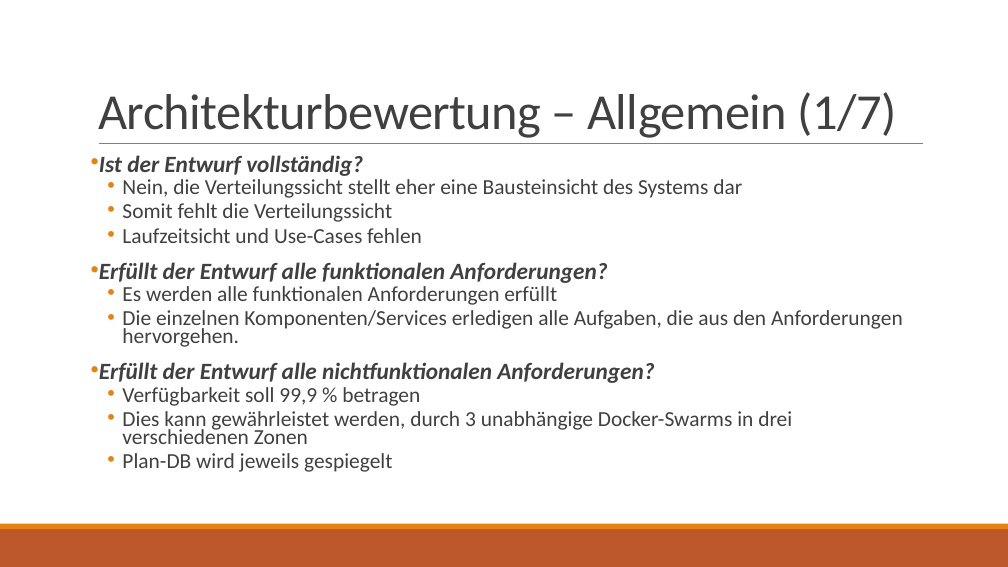
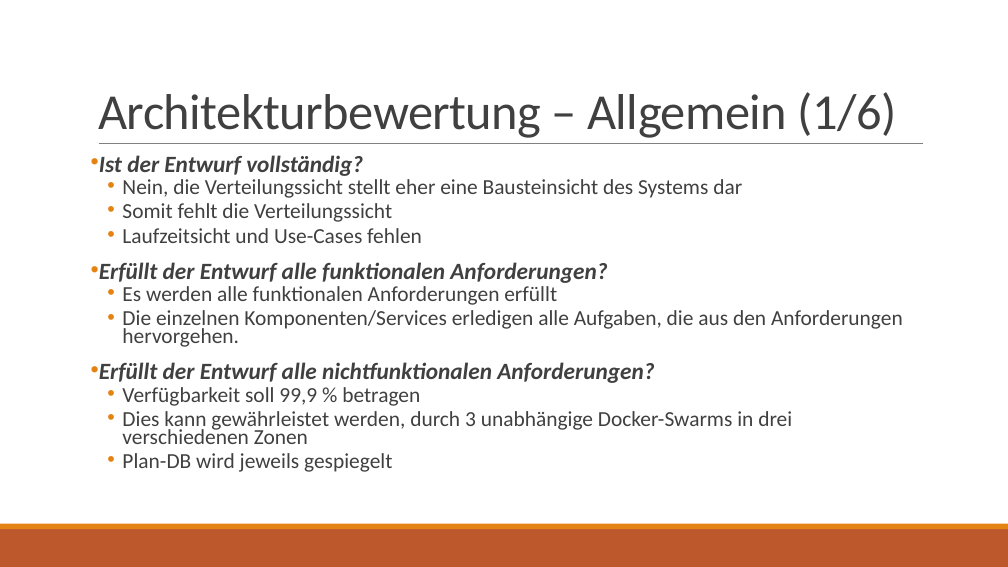
Before and after one commit to jnk111/AI_Praktikum, a slide deck: slide 9 of Aufgaben/P4/Loesung/Wochenplansoftware - Architekturbewertung.pptx. Drawn at 1008x567 pixels with LibreOffice and Linux fonts; fonts in the diff are those of the drawing. Boxes give left, top, right and bottom in pixels: in the first picture for what was removed or moved away, otherwise in the second. Text is boxed around its words. In the diff, an @@ line names an element or a change of style, - is before the commit and + after.

```diff
--- a/Aufgaben/P4/Loesung/Wochenplansoftware - Architekturbewertung.pptx
+++ b/Aufgaben/P4/Loesung/Wochenplansoftware - Architekturbewertung.pptx
@@ title at (x1=98, y1=92, x2=896, y2=138): text changed @@
-Architekturbewertung – Allgemein (1/7)
+Architekturbewertung – Allgemein (1/6)
```
Also in this commit, not shown: 5 other slides changed, 1 slide removed, 1 other file.
